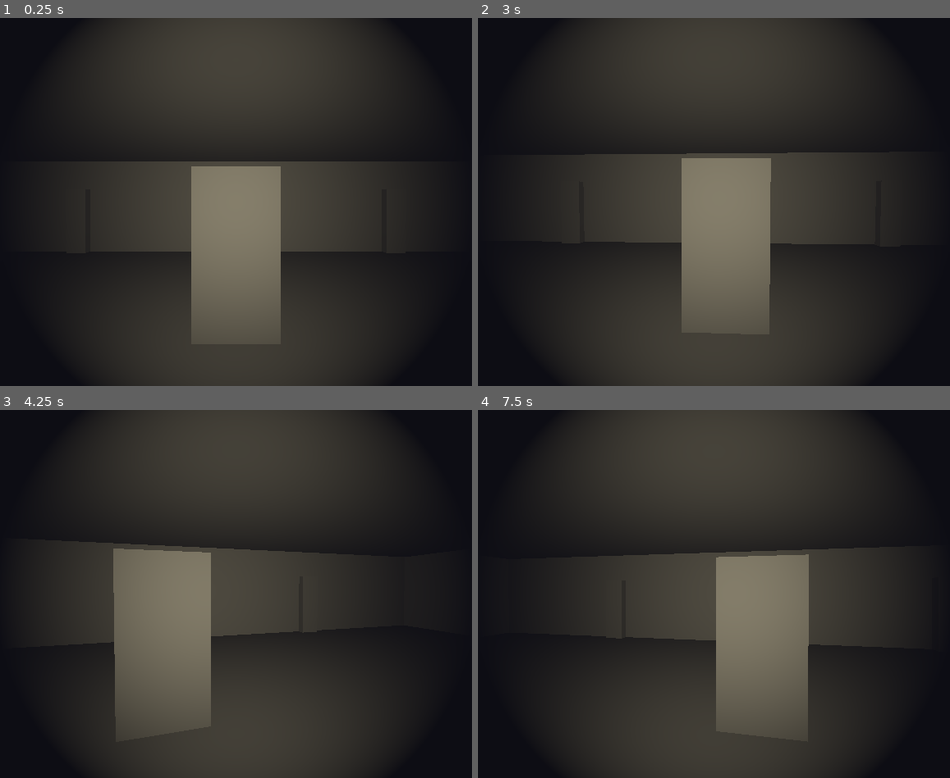
Above: before the commit, frames 1-4 (two rows, left to right).
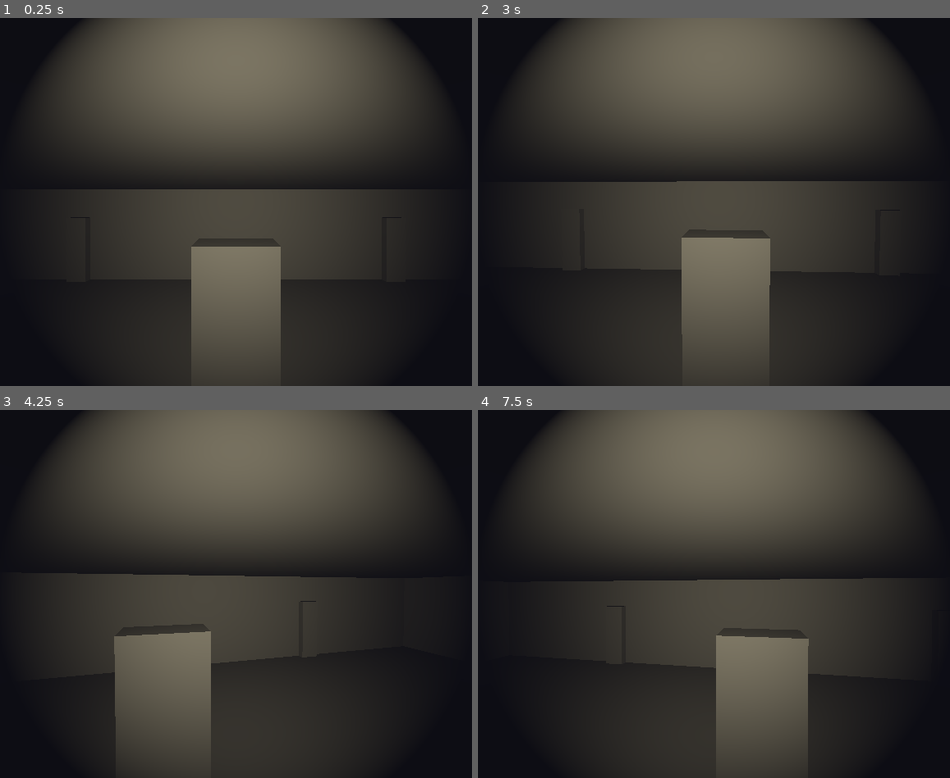
Above: after the commit, the same moments.

Repository: usumake1/HorrorGame
Game: Godot game, scene res://scenes/main.tscn
Two runs of this game, one before a commit and one after it. Both use one fixed random seed, a clock stepped at 60 frames per second and the inputs below.
Inputs (mouse positions are in pixels of both pictures, inside the frame that each line leads up to):
- Up to frame 1 (0.25 s): no input
- Up to frame 2 (3 s): tap Enter at 0.5, 2 s; move the mouse to (751, 202) at 0.52 s; hold F (flashlight) 0.53-1.28 s; hold W (move_forward) from 0.53 s (still down); tap Space at 1.25, 2.75 s; move the mouse to (680, 202) at 1.27 s; tap E (interact) at 1.35 s; move the mouse to (728, 194) at 2.02 s; hold Shift (sprint) 2.03-2.78 s; move the mouse to (704, 209) at 2.77 s; tap F (flashlight) at 2.85 s
- Up to frame 3 (4.25 s): keep holding W (move_forward); tap Enter at 3.5 s; move the mouse to (283, 597) at 3.52 s; tap E (interact) at 3.6 s
- Up to frame 4 (7.5 s): tap Space at 4.25 s; move the mouse to (666, 590) at 4.27 s; tap Shift (sprint) at 4.35 s; move the mouse to (723, 594) at 5.02 s; hold F (flashlight) 5.03-5.78 s; move the mouse to (690, 586) at 5.77 s; release W (move_forward) at 5.78 s; hold D (move_right) 5.78-6.53 s; tap E (interact) at 5.85 s; move the mouse to (751, 594) at 6.52 s; hold Shift (sprint) 6.53-7.28 s; hold W (move_forward) from 6.53 s (still down); move the mouse to (680, 594) at 7.27 s; tap F (flashlight) at 7.35 s

The runs differ from the first frame. In frame 1, 31% of the frame differs, in the area x 14-86%, y 0-68%; in frame 2, 29%; in frame 3, 30%; in frame 4, 31%.

Commit message:
Fix floor collision issue - raise all objects to Y=1
- Player, enemy, waypoints, and hiding spots now spawn at Y=1 instead of Y=0
- This prevents collision overlap with the floor (which has top at Y=0)
- Previous spawn at Y=0 caused constant floor collision, preventing movement
- Objects can now move freely without being stuck in floor geometry

Diff:
--- a/scenes/main.tscn
+++ b/scenes/main.tscn
@@ -25,30 +25,30 @@
 shadow_enabled = true
 
 [node name="Player" parent="." instance=ExtResource("1_player")]
-transform = Transform3D(1, 0, 0, 0, 1, 0, 0, 0, 1, 0, 0.1, 8)
+transform = Transform3D(1, 0, 0, 0, 1, 0, 0, 0, 1, 0, 1, 8)
 
 [node name="Enemy" parent="." instance=ExtResource("2_enemy")]
-transform = Transform3D(1, 0, 0, 0, 1, 0, 0, 0, 1, -8, 0, -8)
+transform = Transform3D(1, 0, 0, 0, 1, 0, 0, 0, 1, -8, 1, -8)
 
 [node name="Waypoints" type="Node3D" parent="Enemy"]
 
 [node name="Waypoint1" type="Node3D" parent="Enemy/Waypoints"]
-transform = Transform3D(1, 0, 0, 0, 1, 0, 0, 0, 1, 0, 0, 0)
+transform = Transform3D(1, 0, 0, 0, 1, 0, 0, 0, 1, 0, 1, 0)
 
 [node name="Waypoint2" type="Node3D" parent="Enemy/Waypoints"]
-transform = Transform3D(1, 0, 0, 0, 1, 0, 0, 0, 1, 8, 0, 0)
+transform = Transform3D(1, 0, 0, 0, 1, 0, 0, 0, 1, 8, 1, 0)
 
 [node name="Waypoint3" type="Node3D" parent="Enemy/Waypoints"]
-transform = Transform3D(1, 0, 0, 0, 1, 0, 0, 0, 1, 8, 0, 8)
+transform = Transform3D(1, 0, 0, 0, 1, 0, 0, 0, 1, 8, 1, 8)
 
 [node name="Waypoint4" type="Node3D" parent="Enemy/Waypoints"]
-transform = Transform3D(1, 0, 0, 0, 1, 0, 0, 0, 1, 0, 0, 8)
+transform = Transform3D(1, 0, 0, 0, 1, 0, 0, 0, 1, 0, 1, 8)
 
 [node name="Waypoint5" type="Node3D" parent="Enemy/Waypoints"]
-transform = Transform3D(1, 0, 0, 0, 1, 0, 0, 0, 1, -8, 0, 8)
+transform = Transform3D(1, 0, 0, 0, 1, 0, 0, 0, 1, -8, 1, 8)
 
 [node name="Waypoint6" type="Node3D" parent="Enemy/Waypoints"]
-transform = Transform3D(1, 0, 0, 0, 1, 0, 0, 0, 1, -8, 0, 0)
+transform = Transform3D(1, 0, 0, 0, 1, 0, 0, 0, 1, -8, 1, 0)
 
 [node name="House" type="Node3D" parent="."]
 
@@ -115,13 +115,13 @@
 [node name="HidingSpots" type="Node3D" parent="."]
 
 [node name="HidingSpot1" parent="HidingSpots" instance=ExtResource("3_hiding")]
-transform = Transform3D(-4.37114e-08, 0, 1, 0, 1, 0, -1, 0, -4.37114e-08, -8, 0, 8)
+transform = Transform3D(-4.37114e-08, 0, 1, 0, 1, 0, -1, 0, -4.37114e-08, -8, 1, 8)
 
 [node name="HidingSpot2" parent="HidingSpots" instance=ExtResource("3_hiding")]
-transform = Transform3D(-4.37114e-08, 0, -1, 0, 1, 0, 1, 0, -4.37114e-08, 8, 0, -8)
+transform = Transform3D(-4.37114e-08, 0, -1, 0, 1, 0, 1, 0, -4.37114e-08, 8, 1, -8)
 
 [node name="HidingSpot3" parent="HidingSpots" instance=ExtResource("3_hiding")]
-transform = Transform3D(1, 0, 0, 0, 1, 0, 0, 0, 1, 3, 0, 8)
+transform = Transform3D(1, 0, 0, 0, 1, 0, 0, 0, 1, 3, 1, 8)
 
 [node name="HidingSpot4" parent="HidingSpots" instance=ExtResource("3_hiding")]
-transform = Transform3D(-1, 0, 8.74228e-08, 0, 1, 0, -8.74228e-08, 0, -1, -3, 0, -8)
+transform = Transform3D(-1, 0, 8.74228e-08, 0, 1, 0, -8.74228e-08, 0, -1, -3, 1, -8)
